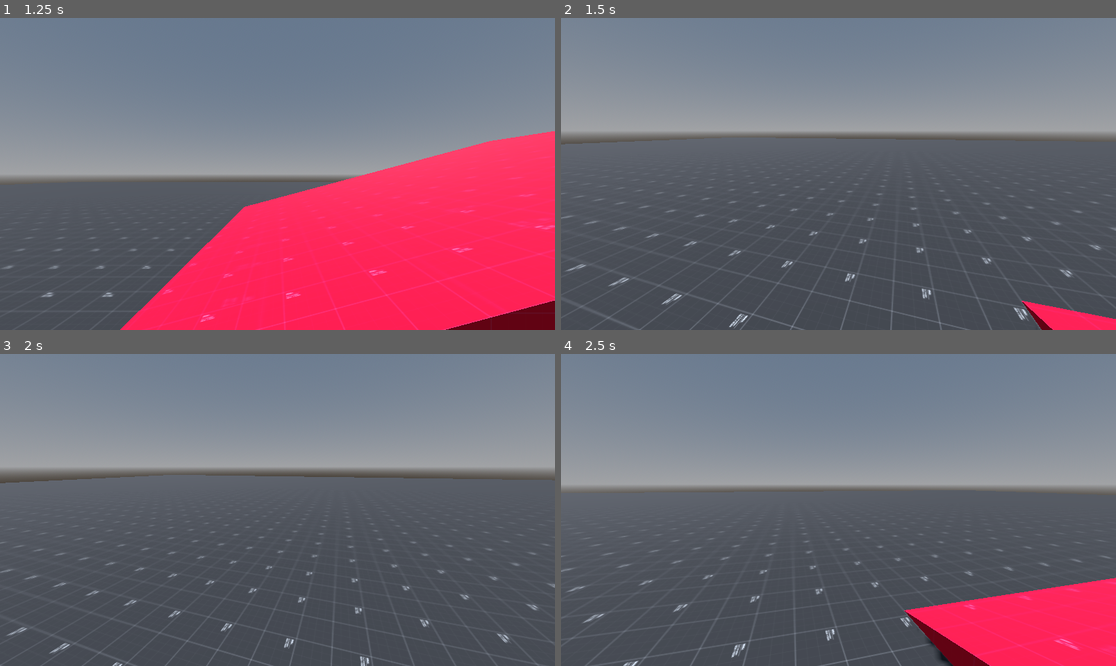
Above: before the commit, frames 1-4 (two rows, left to right).
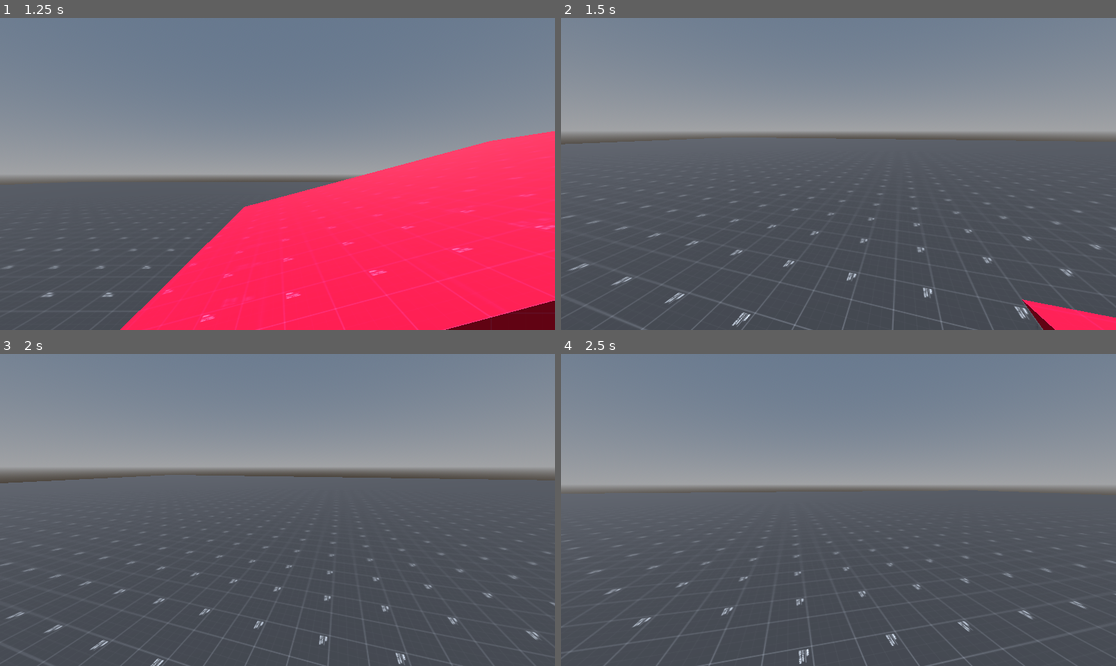
Above: after the commit, the same moments.

Repository: natanmaia95/GodotMovementFPS
Game: Godot game, scene res://scenes/maps/tests/test_scene_1.tscn
Two runs of this game, one before a commit and one after it. Both use one fixed random seed, a clock stepped at 60 frames per second and the inputs below.
Inputs (mouse positions are in pixels of both pictures, inside the frame that each line leads up to):
- Up to frame 1 (1.25 s): move the mouse to (399, 158) at 0.52 s; hold D (strafe_right) from 0.53 s (still down); hold Ctrl (crouch) from 0.53 s (still down); click (399, 158) at 0.67 s; tap Space (jump) at 0.77, 0.8, 1.07 s
- Up to frame 2 (1.5 s): move the mouse to (810, 174) at 1.27 s; release D (strafe_right) at 1.28 s; release Ctrl (crouch) at 1.28 s; hold W (move_forward) from 1.28 s (still down); tap Space (jump) at 1.35 s
- Up to frame 3 (2 s): keep holding W (move_forward); tap Space (jump) at 1.52, 1.82 s; tap Ctrl (crouch) at 1.55 s
- Up to frame 4 (2.5 s): keep holding W (move_forward); move the mouse to (849, 503) at 2.02 s; hold Ctrl (crouch) from 2.03 s (still down); tap Space (jump) at 2.3 s

Frame 1 is identical in both runs. In frame 2, 1.2% of the frame differs, in the area x 0-100%, y 38-100%; in frame 3, 2.0%; in frame 4, 9.8%, in the area x 0-100%, y 43-100%.

Commit message:
mirrors edge stopped jump, headbob toggle

Diff:
--- a/scenes/player/fps_controller.gd
+++ b/scenes/player/fps_controller.gd
@@ -4,6 +4,7 @@
 @export var look_sensitivity : float = 0.006
 @export var auto_bhop_enabled := true
 @export var tilt_enabled := true
+@export var headbob_enabled := true
 @export var toggle_crouch_enabled := false
 
 @export var gravity := 16.0
@@ -17,6 +18,8 @@
 @export var ground_decel := 10.0
 @export var ground_friction := 6.0
 @export var air_accel := 8.0
+@export var max_controlled_air_speed := 3.0
+
 #@export var air_cap := 0.85
 #@export var air_accel := 800.0
 #@export var air_move_speed := 500.0
@@ -157,7 +160,8 @@
 	velocity.y -= gravity * delta # gravity
 
 	if wish_direction != Vector3.ZERO:
-		velocity -= get_horizontal_velocity().normalized() * air_accel * delta
+		if get_horizontal_velocity().length() > max_controlled_air_speed:
+			velocity -= get_horizontal_velocity().normalized() * air_accel * delta
 		velocity += wish_direction * air_accel * delta
 
 	# fall damage
@@ -220,9 +224,10 @@
 
 
 func _handle_landing():
-	if global_position.y < jump_starting_height - max_fall_height_immune - 0.1:
-		velocity = Vector3(0,4,0)
-		# TODO: damage, rolling
+	if not is_crouching:
+		if global_position.y < jump_starting_height - max_fall_height_immune - 0.1:
+			velocity = Vector3(0,4,0)
+			# TODO: damage, rolling
 
 
 
@@ -239,13 +244,14 @@
 
 	var target_v_offset := 0.0
 	var target_h_offset := 0.0
-	if not is_on_floor() or velocity.length() < 2.0:
-		headbob_timer = 0.0
-		target_v_offset = 0.0
-		target_h_offset = 0.0
-	else:
-		target_v_offset = HEADBOB_MOVE_AMOUNT * sin(headbob_timer * PI*2 / HEADBOB_FREQUENCY)
-		target_h_offset = HEADBOB_MOVE_AMOUNT * 0.5 * sin(0.5 * headbob_timer * PI*2 / HEADBOB_FREQUENCY)
+	if headbob_enabled:
+		if not is_on_floor() or velocity.length() < 2.0:
+			headbob_timer = 0.0
+			target_v_offset = 0.0
+			target_h_offset = 0.0
+		else:
+			target_v_offset = HEADBOB_MOVE_AMOUNT * sin(headbob_timer * PI*2 / HEADBOB_FREQUENCY)
+			target_h_offset = HEADBOB_MOVE_AMOUNT * 0.5 * sin(0.5 * headbob_timer * PI*2 / HEADBOB_FREQUENCY)
 
 	%HeadCamera.v_offset = move_toward(%HeadCamera.v_offset, target_v_offset, delta*1)
 	%HeadCamera.h_offset = move_toward(%HeadCamera.h_offset, target_h_offset, delta*1)
